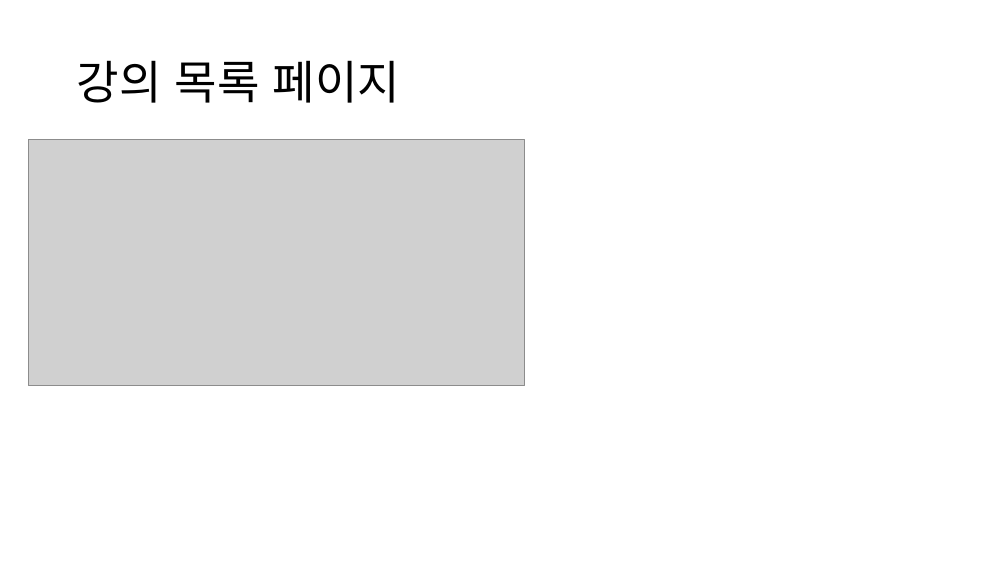
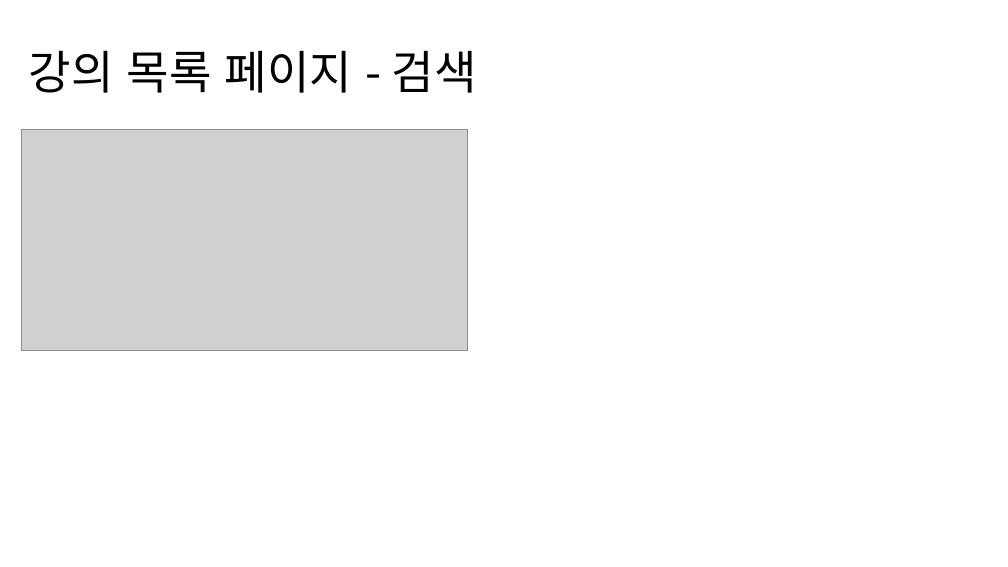
Before and after one commit to NALASAI/SelfIntroduction, a slide deck: slide 16 of 1조 project 포트폴리오(이력서용).pptx (slide 13 before the commit). Drawn at 1008x567 pixels with LibreOffice and Linux fonts; fonts in the diff are those of the drawing; grey boxes stand for pictures. Boxes give left, top, right and bottom in pixels: in the first picture for what was removed or moved away, otherwise in the second. Text is boxed around its words. In the diff, an @@ line names an element or a change of style, - is before the commit and + after.

```diff
--- a/1조 project 포트폴리오(이력서용).pptx
+++ b/1조 project 포트폴리오(이력서용).pptx
@@ title at (29,50,477,93): text changed @@
-강의 목록 페이지
+강의 목록 페이지 - 검색
@@ picture: place and size @@
-picture at (28,140,525,386)
+picture at (21,129,467,350)
```
Also in this commit, not shown: 8 other slides changed, 4 slides added, 1 slide removed, 20 other files.
